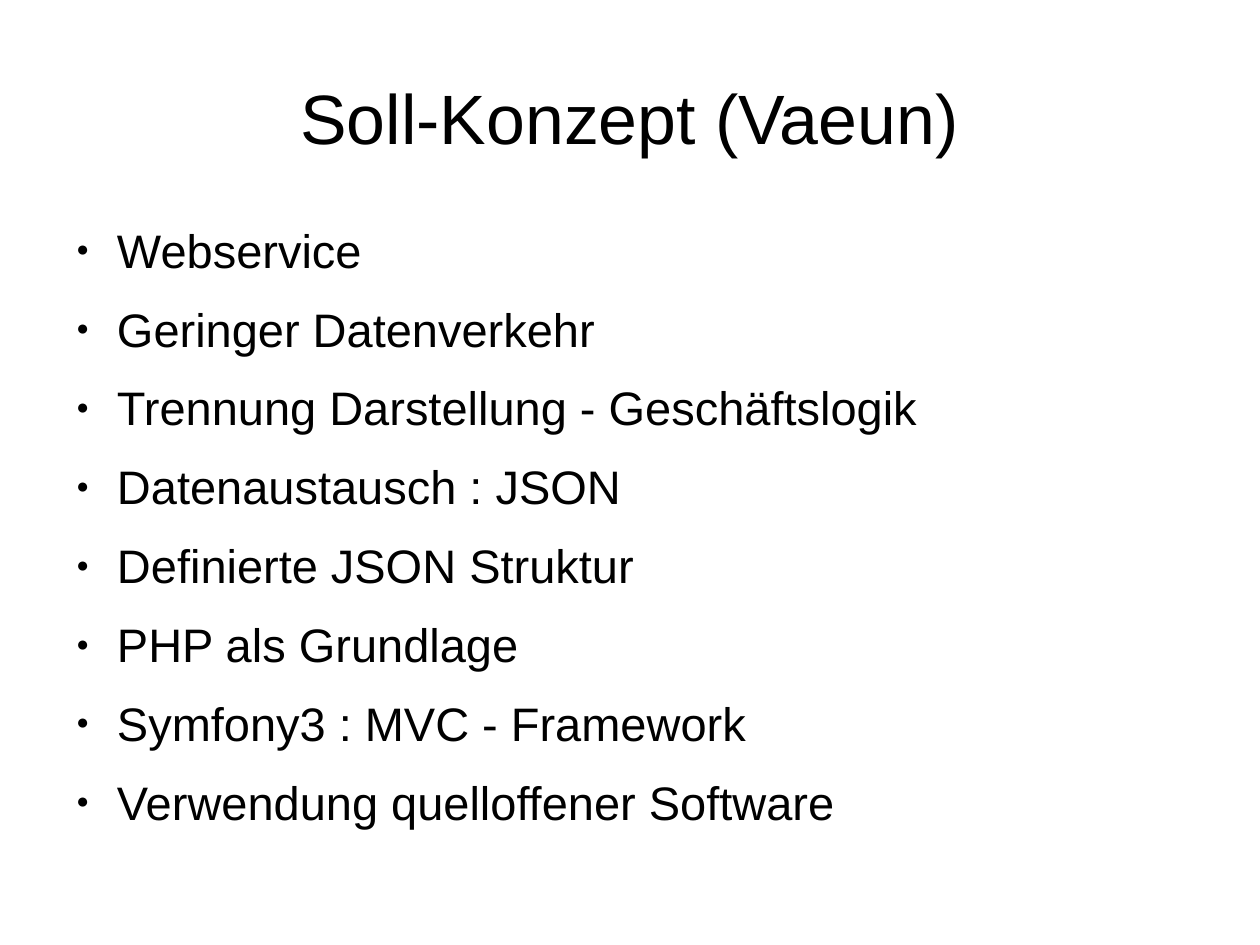
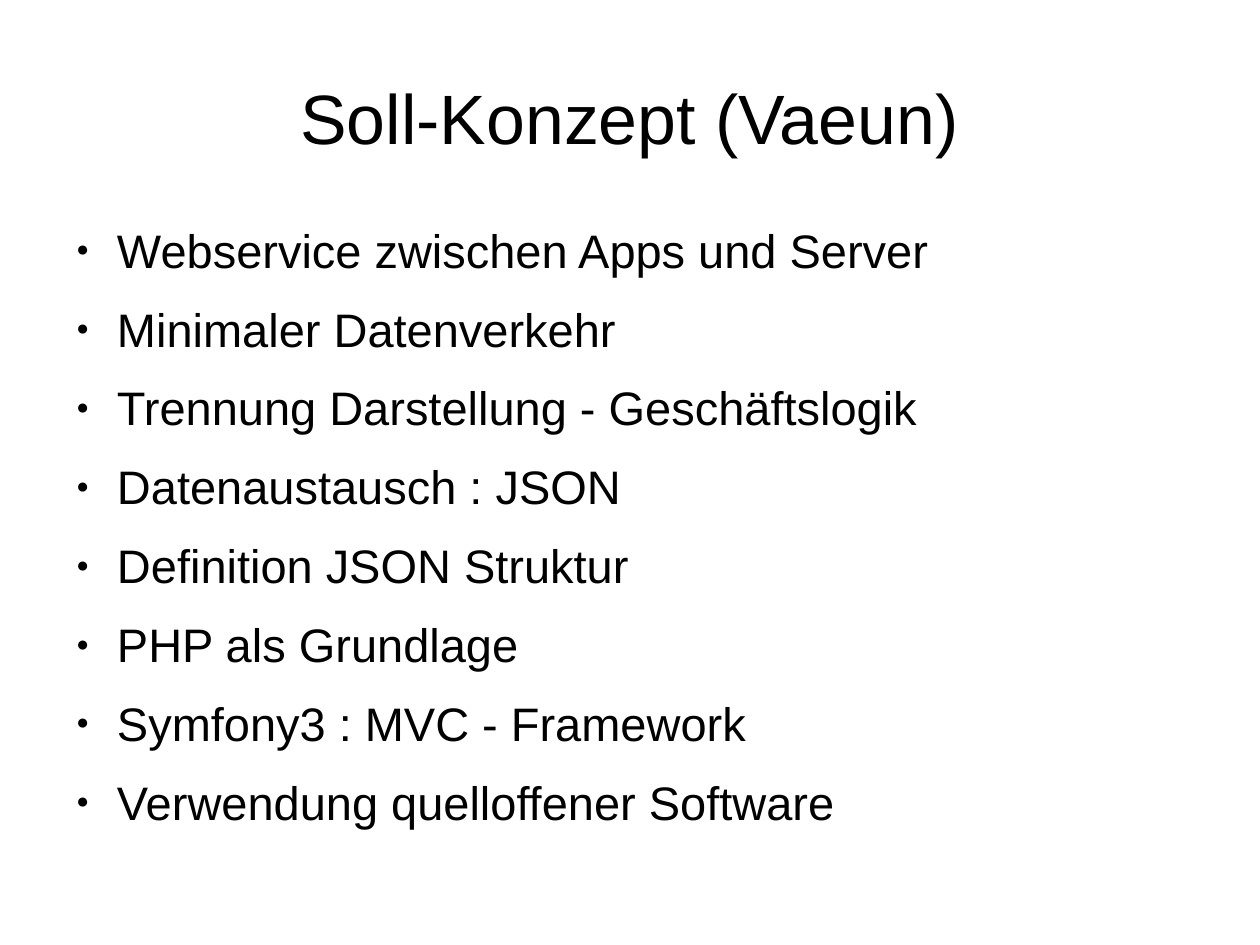
Before and after one commit to janhelmle/weiterbildung_fachinformatiker_ihk_projektantrag, a slide deck: slide 7 of praesentation/presentation_v1.odp. Drawn at 1260x945 pixels with LibreOffice and Linux fonts; fonts in the diff are those of the drawing. Boxes give left, top, right and bottom in pixels: in the first picture for what was removed or moved away, otherwise in the second. Text is boxed around its words. In the diff, an @@ line names an element or a change of style, - is before the commit and + after.

```diff
--- a/praesentation/presentation_v1.odp
+++ b/praesentation/presentation_v1.odp
@@ text at <box>117,234,928,348</box>: text changed @@
-● Webservice
-● Geringer Datenverkehr
+● Webservice zwischen Apps und Server
+● Minimaler Datenverkehr
@@ text at <box>117,549,628,584</box>: text changed @@
-● Definierte JSON Struktur
+● Definition JSON Struktur
```
Also in this commit, not shown: 1 other file.
